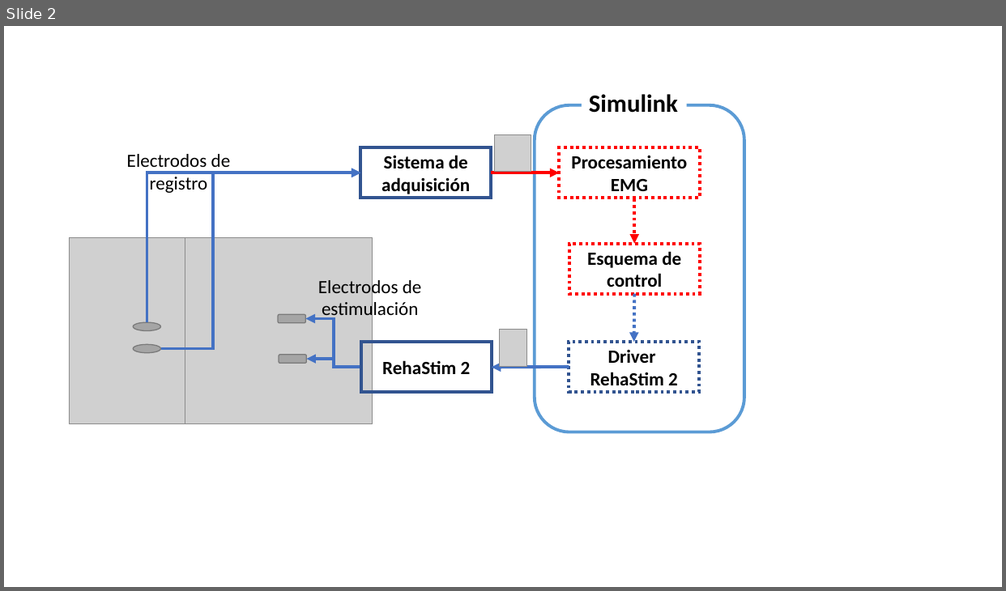
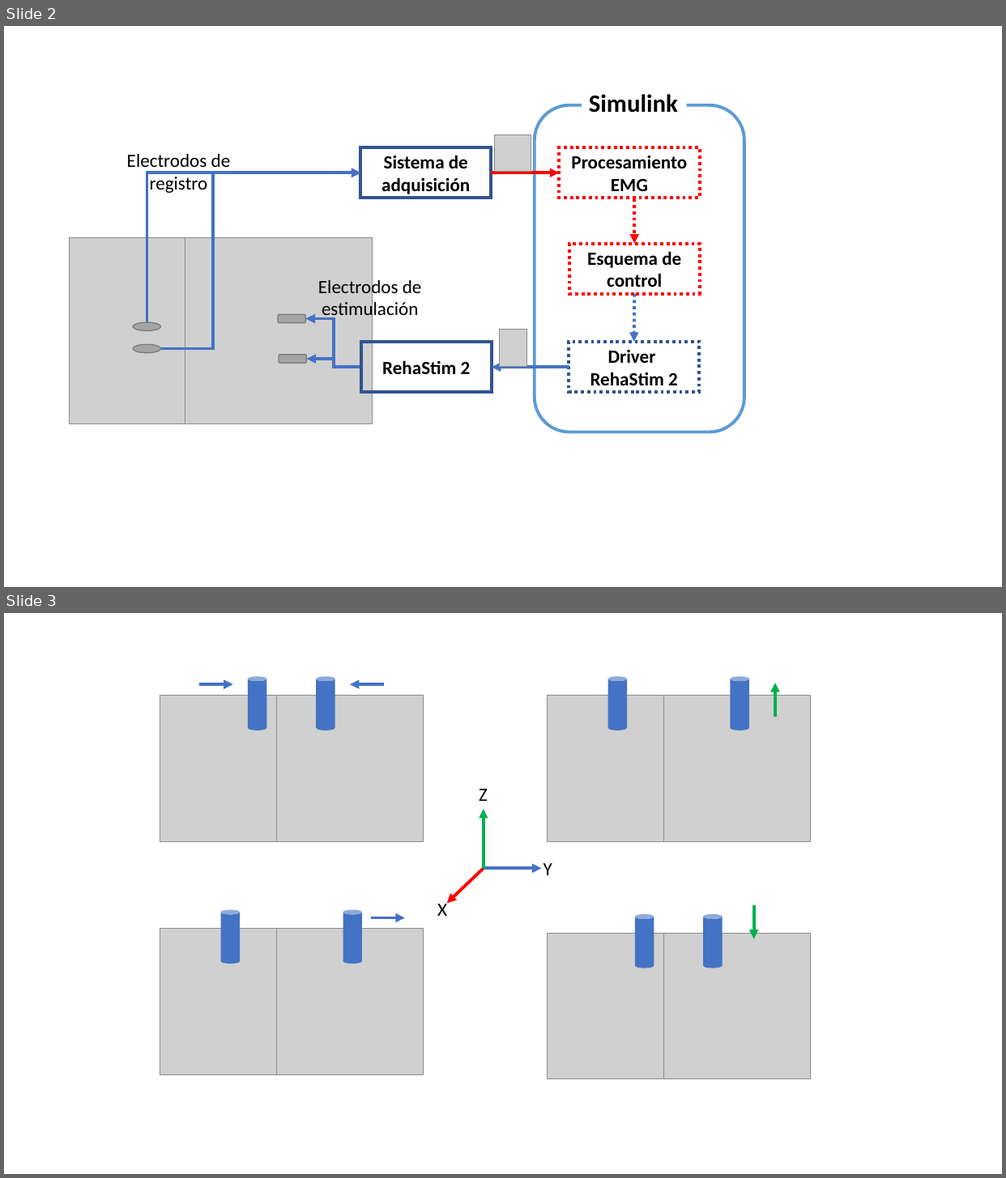
Before and after one commit to EnriqueMC557/Reporte_LIB, a slide deck: Sistema propuesto.pptx. Shown one above the other, each under a label of ours: slide 2 before the commit, slides 2 and 3 after it. The pictures are 1006x591 and 1006x1178 pixels, drawn with LibreOffice and Linux fonts; fonts in the diff are those of the drawing; grey boxes stand for pictures. Boxes give left, top, right and bottom in pixels: in the first picture for what was removed or moved away, otherwise in the second. Text is boxed around its words. In the diff, an @@ line names an element or a change of style, - is before the commit and + after.

```diff
--- a/Sistema propuesto.pptx
+++ b/Sistema propuesto.pptx
@@ slide 3 added at [4, 613, 1002, 1174], background #FFFFFF @@
@@ group added at [160, 677, 810, 1080]: 8 arrows, 8 pictures, 8 cylinders, 3 texts @@
+Z
+Y
+X
```
Also in this commit, not shown: 15 other files.
